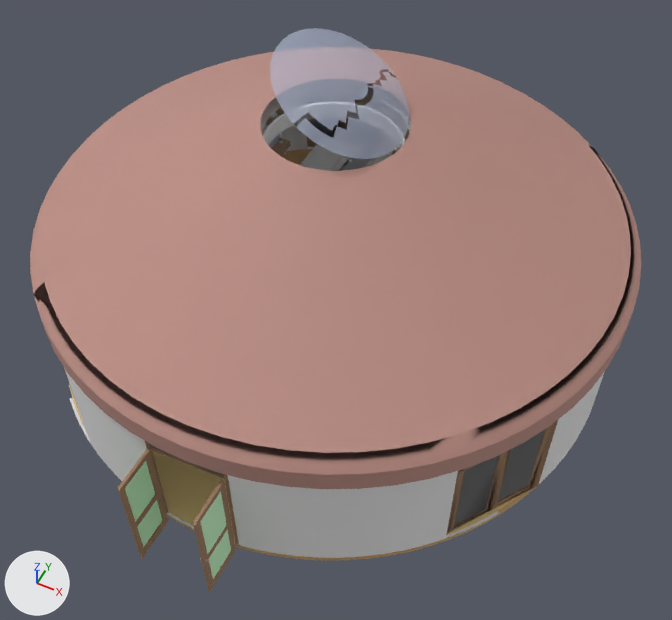
Two versions of the glTF model public/models/yurt-10m/layout-a.glb, one commit apart.
One viewpoint serves both versions: a 50 mm lens placed at (5.24, -10.47, 13.7), pointed at (0.59, -1.18, 2.08). Arrows for +X, +Y and +Z are at lower left; the lights stay in place. The picture after the commit comes second. Where no turn or scale is listed for an object, it has been applied to the vertices. Vertices at exactly the same position are counted once.

The older version as bpy lines, for what is in view:
```python
ob_01___default1 = bpy.data.objects.new('01 - Default1', me_01___default1)
ob_01___default1.location = (3.13, -2.37, 0.86)
ob_fabric_03 = bpy.data.objects.new('fabric_03', me_fabric_03)
ob_fabric_03.location = (0.0, 0.0, 3.79)
ob_fabric_1 = bpy.data.objects.new('fabric_1', me_fabric_1)
ob_fabric_1.location = (0.0, 0.0, 3.77)
ob_glass = bpy.data.objects.new('Glass', me_glass)
ob_glass.location = (0.06, -5.32, 1.27)
ob_ornate_tile_01 = bpy.data.objects.new('[Ornate Tile 01]', me_ornate_tile_01)
ob_ornate_tile_01.location = (0.27, 0.07, 0.4)
ob_roof_frame = bpy.data.objects.new('Roof frame', me_roof_frame)
ob_roof_frame.location = (-0.1, 0.07, 3.47)
ob_skp_vertex_colors = bpy.data.objects.new('SKP Vertex Colors', me_skp_vertex_colors)
ob_skp_vertex_colors.location = (-0.13, -0.28, 1.41)
ob_translucent_glass_sky_reflection_2 = bpy.data.objects.new('[Translucent Glass Sky Reflection]2', me_translucent_glass_sky_reflection_2)
ob_translucent_glass_sky_reflection_2.location = (0.1, 0.0, 5.52)
ob_wall_cover = bpy.data.objects.new('Wall cover', me_wall_cover)
ob_wall_cover.location = (-0.1, 0.07, 1.6)
# also in view: '[Wood Floor Parquet]' at (-0.1, 0.07, 0.3); 'Charcoal Blue' at (-1.19, -2.53, 1.32)
```
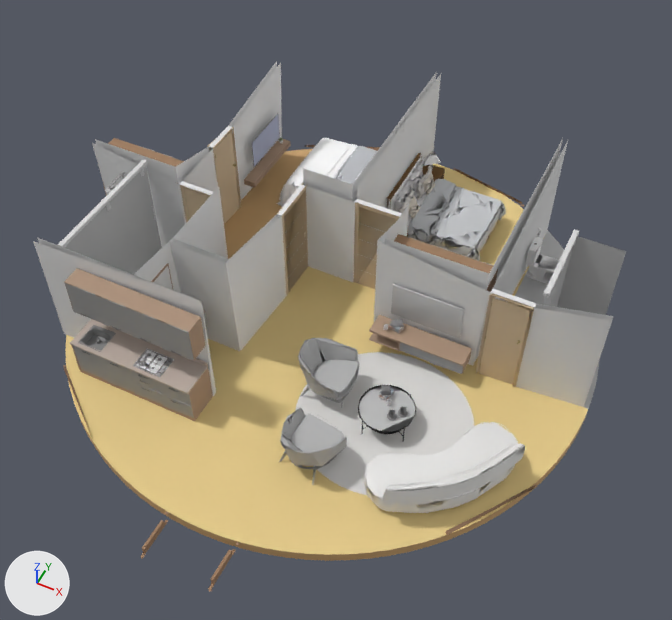
The newer file is also turned or shifted as a whole; pictures and numbers use the older file's frame.

The change, as a list of edits to the scene's bpy script:
```text
Change me_skp_vertex_colors:
    remove me_skp_vertex_colors.from_pydata(...)  # 46992 vertices, 92559 faces; spans x -4.94..4.94, y -5.38..5.38, z -1.39..1.39
    add me_skp_vertex_colors.from_pydata(...)  # 45134 vertices, 88728 faces; spans x -4.94..4.94, y -4.69..5.38, z -1.39..1.39
    me_skp_vertex_colors part 1: the loose piece of 6 vertices spanning x -1.57..-0.98, y -2.98..-2.96, z -0.91..-0.55 is copied, and the copy is moved by (-0.6, 0.0, 0.0); it spans x -2.17..-1.58, y -2.98..-2.96, z -0.91..-0.55
    me_skp_vertex_colors part 2: 90 loose pieces with 2459 vertices, spanning x -3.72..4.7, y -5.38..5.36, z -1.04..1.33, are deleted
    me_skp_vertex_colors part 3: 2751 vertices moved within x -4.5..4.43, y -3.22..4.57, z -1.38..0.9; 3515 vertices removed from x -4.49..4.74, y -4.69..5.36, z -1.39..1.39; 4110 vertices added at x -4.5..4.73, y -4.69..5.38, z -1.39..1.28
Change me_glass:
    remove me_glass.from_pydata(...)  # 96 vertices, 128 faces; spans x -0.63..0.63, y -0.29..0.29, z -0.9..0.9
    add me_glass.from_pydata(...)  # 24 vertices, 12 faces; spans x -0.63..0.63, y -0.29..0.29, z -0.9
    me_glass part 4: 6 loose pieces with 48 vertices, spanning x -0.63..0.63, y -0.29..0.29, z -0.1..0.9, are deleted
    me_glass part 5: 12 vertices removed from x 0.62..0.63, y -0.26..0.29, z -0.2
    me_glass part 6: 12 vertices removed from x -0.63..-0.62, y -0.29..0.26, z -0.2
Change me_01___default1:
    remove me_01___default1.from_pydata(...)  # 732 vertices, 1448 faces; spans x -1.11..1.11, y -1.14..1.14, z -0.43..0.43
    add me_01___default1.from_pydata(...)  # 738 vertices, 1460 faces; spans x -1.11..1.11, y -1.14..1.14, z -0.43..0.43
    me_01___default1 part 7: 2 vertices moved from x -0.76..-0.12, y -0.9..-0.88, z -0.43..-0.01 to x -0.75..-0.12, y -0.96..-0.88, z -0.42..-0.01; 46 vertices removed from x -0.59..1.05, y -1.04..1.02, z -0.42..0.43; 52 vertices added at x -0.61..1.08, y -1.05..1.02, z -0.42..0.43
    other edits to the shape of me_01___default1 do not show in these pictures
Change me_charcoal_blue:
    remove me_charcoal_blue.from_pydata(...)  # 132 vertices, 248 faces; spans x -3.94..3.94, y -3.18..3.18, z -1.09..1.09
    add me_charcoal_blue.from_pydata(...)  # 84 vertices, 132 faces; spans x -3.94..3.94, y -3.18..3.18, z -1.09..1.09
    me_charcoal_blue part 8: the loose piece of 8 vertices spanning x 1.85..1.9, y -3.05..-2.49, z -0.24..-0.14 is deleted
    me_charcoal_blue part 9: the loose piece of 8 vertices spanning x 0.62..0.67, y -3.08..-2.53, z -0.24..-0.14 is deleted
    me_charcoal_blue part 10: 32 vertices removed from x 0.62..1.91, y -3.18..-2.4, z 0.86..0.96
Change me_淘宝_设计师vicky的店_布纹_8:
    remove me_淘宝_设计师vicky的店_布纹_8.from_pydata(...)  # 10307 vertices, 20907 faces; spans x -1.11..1.11, y -1.06..1.06, z -0.5..0.5
    add me_淘宝_设计师vicky的店_布纹_8.from_pydata(...)  # 9882 vertices, 19980 faces; spans x -1.11..1.11, y -1.06..1.06, z -0.5..0.5
    me_淘宝_设计师vicky的店_布纹_8 part 11: 261 vertices moved within x -1.03..1.11, y -0.94..0.91, z -0.5..0.49; 722 vertices removed from x -1.11..1.11, y -0.95..1.03, z -0.5..0.48; 297 vertices added at x -1.05..1.11, y -0.97..1.06, z -0.5..0.48
Change me_ff708172_ee1c_49fb_ade1_4f9d51396edc:
    remove me_ff708172_ee1c_49fb_ade1_4f9d51396edc.from_pydata(...)  # 2479 vertices, 4952 faces; spans x -0.27..0.27, y -1.17..1.17, z -0.34..0.34
    add me_ff708172_ee1c_49fb_ade1_4f9d51396edc.from_pydata(...)  # 2478 vertices, 4950 faces; spans x -0.27..0.27, y -1.17..1.17, z -0.34..0.35
    me_ff708172_ee1c_49fb_ade1_4f9d51396edc part 12: 10 vertices moved within x -0.18..0.22, y -0.9..0.81, z 0.22..0.32; 21 vertices removed from x -0.22..0.23, y -0.97..1.01, z 0.02..0.34; 20 vertices added at x -0.22..0.22, y -0.99..0.94, z 0.02..0.35
    other edits to the shape of me_ff708172_ee1c_49fb_ade1_4f9d51396edc do not show in these pictures
Remove ob_roof_frame:
    ob_roof_frame = bpy.data.objects.new('Roof frame', me_roof_frame)
Remove ob_wall_cover:
    ob_wall_cover = bpy.data.objects.new('Wall cover', me_wall_cover)
Remove ob_fabric_1:
    ob_fabric_1 = bpy.data.objects.new('fabric_1', me_fabric_1)
Remove ob_fabric_03:
    ob_fabric_03 = bpy.data.objects.new('fabric_03', me_fabric_03)
Remove ob_translucent_glass_sky_reflection_2:
    ob_translucent_glass_sky_reflection_2 = bpy.data.objects.new('[Translucent Glass Sky Reflection]2', me_translucent_glass_sky_reflection_2)
```

Changed parts and their boxes [x1, y1, x2, y2] in the pictures (672 x 620 px; the box of a moved part takes in the faces that stretch with it):
'fabric_1', deleted (pink)
    before: [30, 49, 641, 489]
'SKP Vertex Colors', reshaped (mostly hidden before)
    before: [63, 112, 558, 566]
    after: [33, 61, 626, 545]
'Wall cover', deleted (mostly hidden)
    before: [64, 125, 604, 558]
'[Translucent Glass Sky Reflection]2', deleted
    before: [270, 28, 409, 159]
'Charcoal Blue', reshaped
    before: [118, 449, 236, 592]
    after: [102, 138, 498, 592]
'Glass', reshaped (not visible afterwards)
    before: [125, 461, 231, 579]
'Roof frame', deleted (mostly hidden)
    before: [148, 107, 410, 477]
'fabric_03', deleted (mostly hidden)
    before: [260, 97, 411, 133]
part 1 of me_skp_vertex_colors, added
    after: [132, 381, 164, 405]
part 2 of me_skp_vertex_colors, deleted (mostly hidden)
    before: [63, 137, 552, 566]
part 3 of me_skp_vertex_colors, moved or reshaped (mostly hidden before)
    before: [76, 139, 558, 544]
    after: [33, 132, 626, 545]
part 4 of me_glass, deleted (green)
    before: [125, 461, 227, 554]
part 5 of me_glass, deleted (green)
    before: [209, 529, 231, 579]
part 6 of me_glass, deleted (green)
    before: [137, 500, 162, 547]
part 7 of me_01___default1, moved or reshaped (not visible before)
    after: [376, 423, 525, 513]
part 8 of me_charcoal_blue, deleted
    before: [208, 525, 228, 559]
part 9 of me_charcoal_blue, deleted
    before: [136, 494, 157, 526]
part 10 of me_charcoal_blue, deleted
    before: [118, 449, 236, 592]
part 11 of me_淘宝_设计师vicky的店_布纹_8, moved or reshaped
    before: [301, 145, 352, 171]
    after: [286, 138, 361, 202]
part 12 of me_ff708172_ee1c_49fb_ade1_4f9d51396edc, moved or reshaped (mostly hidden before)
    before: [343, 157, 372, 171]
    after: [339, 147, 377, 183]
'[Ornate Tile 01]', unchanged, uncovered by the edit
    before: [69, 385, 519, 536]
    after: [66, 164, 588, 555]
'Tapetah_Fabric_Samba2', unchanged, uncovered by the edit
    after: [295, 352, 475, 495]
'Material~1', unchanged, uncovered by the edit
    before: [271, 139, 291, 156]
    after: [64, 139, 472, 421]
'[Wood Floor Parquet]', unchanged, uncovered by the edit
    before: [76, 149, 539, 561]
    after: [76, 149, 588, 561]
